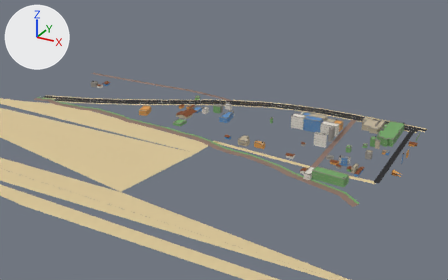
One commit to the glTF model godot/assets/models/tuiles/zone_t-1_-1.glb: the scene before it, then after it.
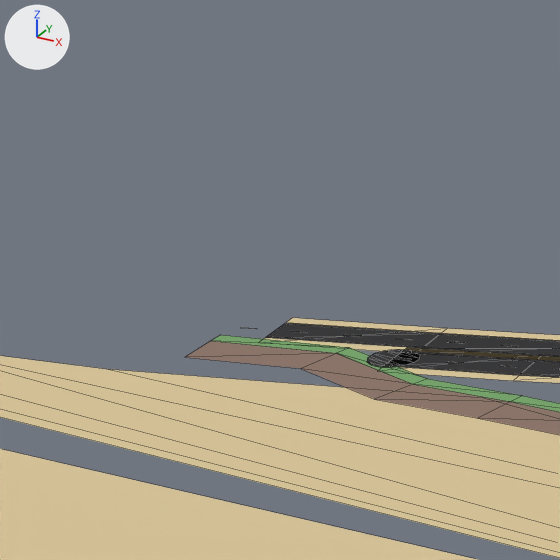
Each version is shown whole from a 50 mm camera at (122.0, -740.0, 294.0) aimed at (-224.0, -111.0, -21.0), then close up on the part from 3% to 17% of the width and 21% to 44% of the height. Lighting does not change. The marker at upper left points along +X, +Y and +Z. The first two pictures are the older version. The close-ups show mesh edges as thin lines. Vertices at exactly the same position are counted once.

The older version as bpy lines, for what is in view:
```python
me_accotement_t_1__1 = bpy.data.meshes.new('accotement_t-1_-1')
me_accotement_t_1__1.from_pydata(...)  # 58 vertices, 54 faces; spans x -496.0..1.0, y -148.0..2.0, z 0.0
me_accotement_t_1__1.materials.append(mat_mat_sable)  # beige #dbc799
me_marquage_route_t_1__1 = bpy.data.meshes.new('marquage_route_t-1_-1')
me_marquage_route_t_1__1.from_pydata(...)  # 590 vertices, 354 faces; spans x -500.0..1.0, y -146.0..-1.0, z 0.0
me_marquage_route_t_1__1.materials.append(mat_mat_marquage_blanc)  # white #f2f2eb
me_route_secondary_bitume_t_1__1 = bpy.data.meshes.new('route_secondary_bitume_t-1_-1')
me_route_secondary_bitume_t_1__1.from_pydata(...)  # 100 vertices, 88 faces; spans x -495.0..1.0, y -147.0..-1.0, z 0.0
me_route_secondary_bitume_t_1__1.materials.append(mat_mat_bitume)  # black #212124
me_zone_plage_t_1__1 = bpy.data.meshes.new('zone_plage_t-1_-1')
me_zone_plage_t_1__1.from_pydata(...)  # 22 vertices, 16 faces; spans x -885.0..571.0, y -386.0..-149.0, z 0.0
me_zone_plage_t_1__1.materials.append(mat_mat_sable)  # beige #dbc799
ob_accotement_t_1__1 = bpy.data.objects.new('accotement_t-1_-1', me_accotement_t_1__1)
ob_accotement_t_1__1.location = (0.0, 0.0, 0.0)
ob_marquage_route_t_1__1 = bpy.data.objects.new('marquage_route_t-1_-1', me_marquage_route_t_1__1)
ob_marquage_route_t_1__1.location = (0.0, 0.0, 0.0)
ob_route_secondary_bitume_t_1__1 = bpy.data.objects.new('route_secondary_bitume_t-1_-1', me_route_secondary_bitume_t_1__1)
ob_route_secondary_bitume_t_1__1.location = (0.0, 0.0, 0.0)
ob_zone_plage_t_1__1 = bpy.data.objects.new('zone_plage_t-1_-1', me_zone_plage_t_1__1)
ob_zone_plage_t_1__1.location = (0.0, 0.0, 0.0)
# also in view: 'promenade_t-1_-1' at (-257.0, -188.0, 0.0); 'piste_cyclable_t-1_-1' at (-258.0, -183.0, 0.0)
```
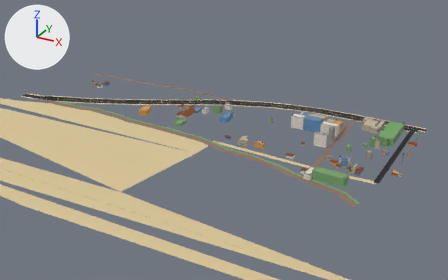
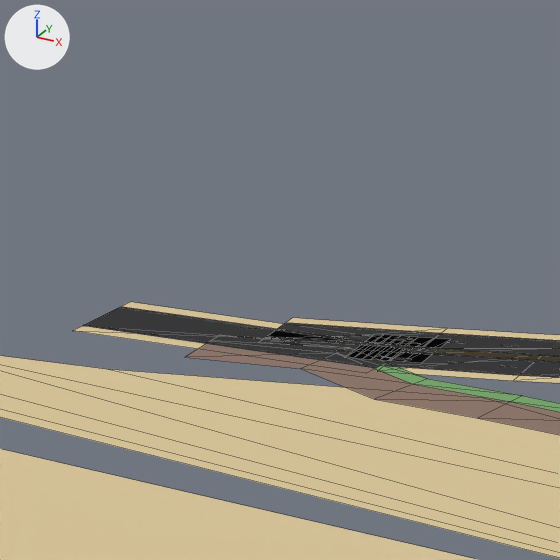
Boxes (x1, y1, x2, y2) around the edits, measured in the close-ups (560 x 560 px):
'route_secondary_bitume_t-1_-1', reshaped
    before: (265, 323, 560, 377)
    after: (83, 307, 560, 377)
'accotement_t-1_-1', reshaped
    before: (264, 318, 560, 383)
    after: (73, 302, 560, 383)
'marquage_route_t-1_-1', reshaped
    before: (250, 323, 560, 377)
    after: (85, 307, 560, 377)
part 1 of me_accotement_t_1__1, added (beige)
    after: (73, 302, 283, 349)
part 2 of me_marquage_route_t_1__1, added
    after: (85, 307, 411, 368)
part 3 of me_route_secondary_bitume_t_1__1, added
    after: (345, 335, 448, 363)
part 4 of me_route_secondary_bitume_t_1__1, built on
    before: (367, 349, 420, 367)
    after: (83, 307, 409, 368)

The change in detail:
me_accotement_t_1__1 is used by ob_accotement_t_1__1; location (0.0, 0.0, 0.0).
Verts and faces of me_accotement_t_1__1; kept vertices keep their numbers, new ones are numbered from 58.
me_accotement_t_1__1 had 58 vertices, 54 faces and spanned x -496.0..1.0, y -148.0..2.0, z 0.0.
me_accotement_t_1__1 now has 62 vertices, 56 faces and spans x -525.0..1.0, y -158.0..2.0, z 0.0.
Part 1, on me_accotement_t_1__1:
New vertex 58 is at (-467.0, -150.0, 0.0), pixel (365, 373).
New vertex 59 is at (-523.0, -158.0, 0.0), pixel (72, 330).
New vertex 60 is at (-469.0, -135.0, 0.0), pixel (420, 343).
New vertex 61 is at (-525.0, -143.0, 0.0), pixel (130, 301).
New faces: (59, 60, 61), (58, 60, 59).
me_marquage_route_t_1__1 is used by ob_marquage_route_t_1__1; location (0.0, 0.0, 0.0).
me_marquage_route_t_1__1 had 590 vertices, 354 faces and spanned x -500.0..1.0, y -146.0..-1.0, z 0.0.
me_marquage_route_t_1__1 now has 628 vertices, 374 faces and spans x -525.0..1.0, y -155.0..-1.0, z 0.0.
me_marquage_route_t_1__1 part 2: 14 vertices added at x -525.0..-467.0, y -155.0..-138.0, z 0.0.
Other edits to the shape of me_marquage_route_t_1__1 do not show in these pictures.
me_route_secondary_bitume_t_1__1 is used by ob_route_secondary_bitume_t_1__1; location (0.0, 0.0, 0.0).
me_route_secondary_bitume_t_1__1 had 100 vertices, 88 faces and spanned x -495.0..1.0, y -147.0..-1.0, z 0.0.
me_route_secondary_bitume_t_1__1 now has 106 vertices, 92 faces and spans x -525.0..1.0, y -155.0..-1.0, z 0.0.
me_route_secondary_bitume_t_1__1 part 3: a new loose piece of 16 vertices spanning x -479.0..-463.0, y -146.0..-131.0, z 0.0, in mat_mat_bitume (black #212124).
Part 4, on me_route_secondary_bitume_t_1__1:
11 vertices are removed from x -472.0..-464.0, y -147.0..-139.0, z 0.0.
12 faces are deleted.
3 vertices move from x -469.0..-467.0, y -147.0..-138.0, z 0.0 to x -525.0..-467.0, y -147.0..-138.0, z 0.0.
1 vertex is added at (-523.0, -155.0, 0.0).
2 new faces join them.
